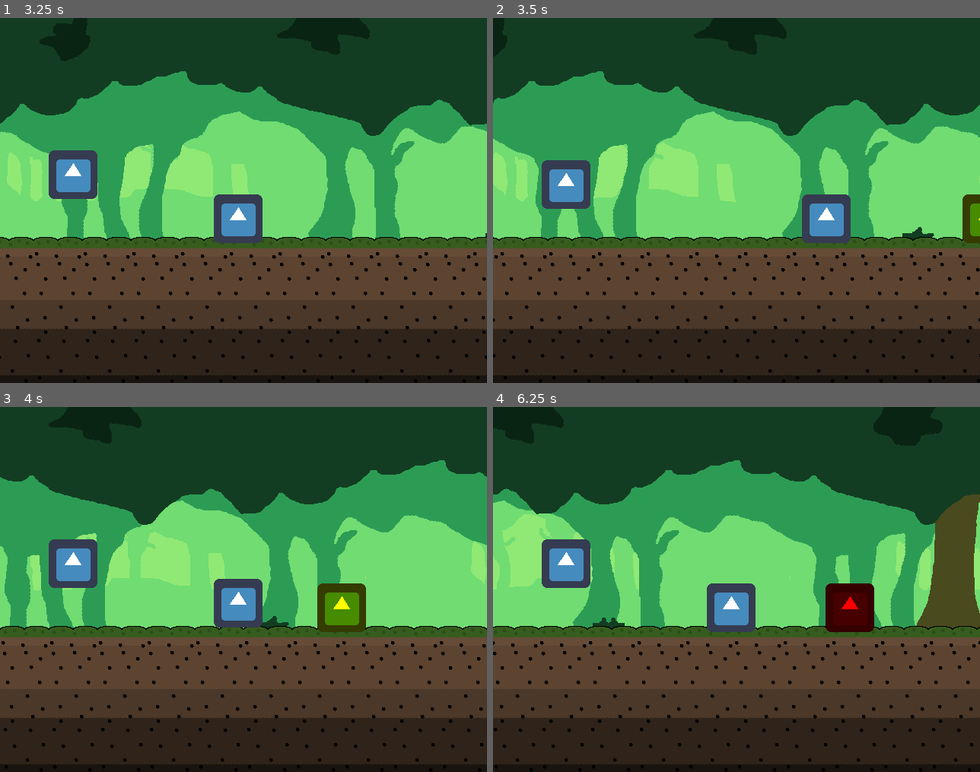
Above: before the commit, frames 1-4 (two rows, left to right).
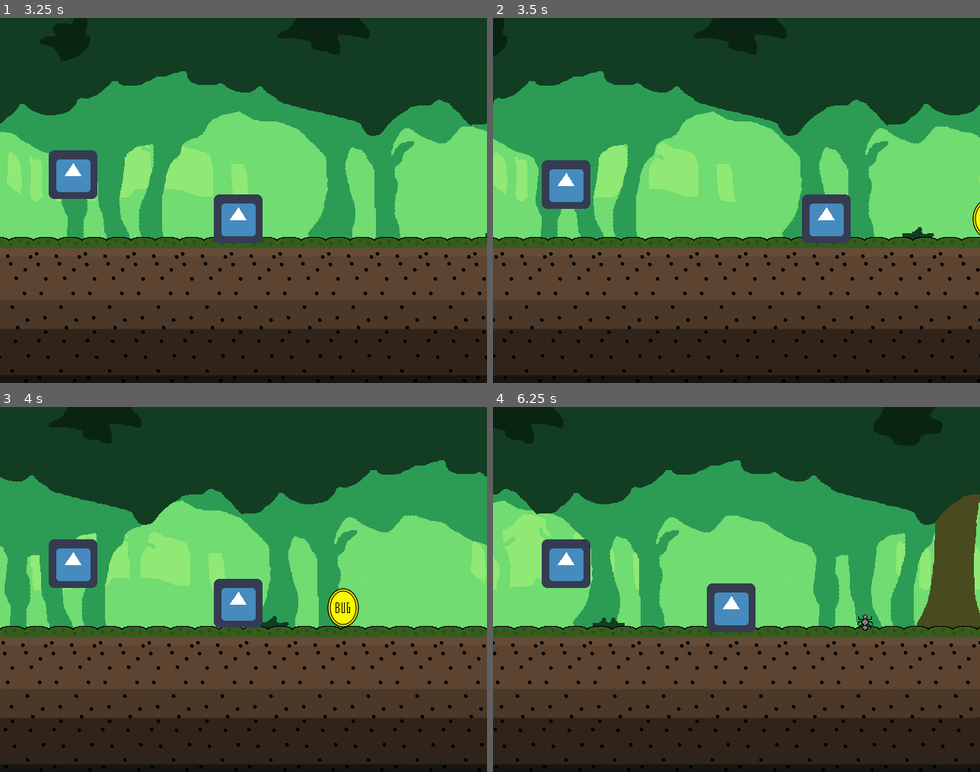
Above: after the commit, the same moments.

Repository: Gravedigger7789/spider-scramble
Game: Godot game, scene res://src/Level/Sandbox1.tscn
Same seed, same stepped clock (60 frames per second), same inputs: the game is played once before the commit and once after it. This scene is started directly instead of the project's main scene. The engine's default icon, where the game draws it, is replaced by a stand-in: a white triangle on a blue panel in a dark square.
Inputs:
- Up to frame 1 (3.25 s): tap Z (attack) every 0.75 s from 0.6 to 2.85 s; tap Up (jump) at 0.77, 1.52, 3.02 s
- Up to frame 2 (3.5 s): no input
- Up to frame 3 (4 s): tap Z (attack) at 3.6 s; tap Up (jump) at 3.77 s
- Up to frame 4 (6.25 s): tap Z (attack) at 4.35, 5.1, 5.85 s; tap Up (jump) at 4.52, 6.02 s

Frame 1 is identical in both runs. In frame 2, 0.5% of the frame differs, in the area x 96-100%, y 48-62%; in frame 3, 1.3%; in frame 4, 1.3%, in the area x 68-79%, y 48-62%.

Commit message:
Adding sprites

Diff:
--- a/src/Objects/Coin.tscn
+++ b/src/Objects/Coin.tscn
@@ -1,10 +1,55 @@
-[gd_scene load_steps=3 format=2]
+[gd_scene load_steps=8 format=2]
 
 [ext_resource path="res://src/Objects/Obstacle.tscn" type="PackedScene" id=1]
 [ext_resource path="res://src/Objects/Coin.gd" type="Script" id=2]
+[ext_resource path="res://assets/collect/coin_right.png" type="Texture" id=3]
+[ext_resource path="res://assets/collect/coin_center.png" type="Texture" id=4]
+[ext_resource path="res://assets/collect/coin_left.png" type="Texture" id=5]
+
+[sub_resource type="Animation" id=1]
+length = 0.001
+tracks/0/type = "value"
+tracks/0/path = NodePath("Sprite:texture")
+tracks/0/interp = 1
+tracks/0/loop_wrap = true
+tracks/0/imported = false
+tracks/0/enabled = true
+tracks/0/keys = {
+"times": PoolRealArray( 0 ),
+"transitions": PoolRealArray( 1 ),
+"update": 0,
+"values": [ ExtResource( 4 ) ]
+}
+
+[sub_resource type="Animation" id=2]
+resource_name = "idle"
+loop = true
+tracks/0/type = "value"
+tracks/0/path = NodePath("Sprite:texture")
+tracks/0/interp = 1
+tracks/0/loop_wrap = true
+tracks/0/imported = false
+tracks/0/enabled = true
+tracks/0/keys = {
+"times": PoolRealArray( 0, 0.25, 0.5, 0.75, 1 ),
+"transitions": PoolRealArray( 1, 1, 1, 1, 1 ),
+"update": 1,
+"values": [ ExtResource( 4 ), ExtResource( 5 ), ExtResource( 4 ), ExtResource( 3 ), ExtResource( 4 ) ]
+}
 
 [node name="Coin" instance=ExtResource( 1 )]
 script = ExtResource( 2 )
 
 [node name="Sprite" parent="." index="0"]
-modulate = Color( 1, 1, 0, 1 )
+texture = ExtResource( 4 )
+
+[node name="CollisionShape2D" parent="." index="1"]
+position = Vector2( 2.04252, 0 )
+
+[node name="VisibilityNotifier2D" parent="." index="2"]
+rect = Rect2( -22, -28, 48, 56 )
+
+[node name="AnimationPlayer" type="AnimationPlayer" parent="." index="3"]
+autoplay = "idle"
+anims/RESET = SubResource( 1 )
+anims/idle = SubResource( 2 )
--- a/src/Objects/Heart.tscn
+++ b/src/Objects/Heart.tscn
@@ -1,10 +1,20 @@
-[gd_scene load_steps=3 format=2]
+[gd_scene load_steps=5 format=2]
 
 [ext_resource path="res://src/Objects/Obstacle.tscn" type="PackedScene" id=1]
 [ext_resource path="res://src/Objects/Heart.gd" type="Script" id=2]
+[ext_resource path="res://assets/collect/fly.png" type="Texture" id=3]
+
+[sub_resource type="RectangleShape2D" id=1]
+extents = Vector2( 12, 12 )
 
 [node name="Heart" instance=ExtResource( 1 )]
 script = ExtResource( 2 )
 
 [node name="Sprite" parent="." index="0"]
-modulate = Color( 1, 0, 0, 1 )
+texture = ExtResource( 3 )
+
+[node name="CollisionShape2D" parent="." index="1"]
+shape = SubResource( 1 )
+
+[node name="VisibilityNotifier2D" parent="." index="2"]
+rect = Rect2( -12, -12, 24, 24 )
--- a/src/Objects/Obstacle.tscn
+++ b/src/Objects/Obstacle.tscn
@@ -1,10 +1,10 @@
 [gd_scene load_steps=4 format=2]
 
-[ext_resource path="res://icon.png" type="Texture" id=1]
+[ext_resource path="res://assets/enemy/rock.png" type="Texture" id=1]
 [ext_resource path="res://src/Objects/Obstacle.gd" type="Script" id=2]
 
 [sub_resource type="RectangleShape2D" id=1]
-extents = Vector2( 32, 32 )
+extents = Vector2( 32, 28 )
 
 [node name="Obstacle" type="Area2D"]
 collision_layer = 4
@@ -17,13 +17,14 @@
 }
 
 [node name="CollisionShape2D" type="CollisionShape2D" parent="."]
+position = Vector2( 0, 3 )
 shape = SubResource( 1 )
 __meta__ = {
 "_edit_lock_": true
 }
 
 [node name="VisibilityNotifier2D" type="VisibilityNotifier2D" parent="."]
-rect = Rect2( -32, -32, 64, 64 )
+rect = Rect2( -32, -25, 64, 56 )
 
 [connection signal="body_entered" from="." to="." method="_on_Obstacle_body_entered"]
 [connection signal="screen_exited" from="VisibilityNotifier2D" to="." method="_on_VisibilityNotifier2D_screen_exited"]
